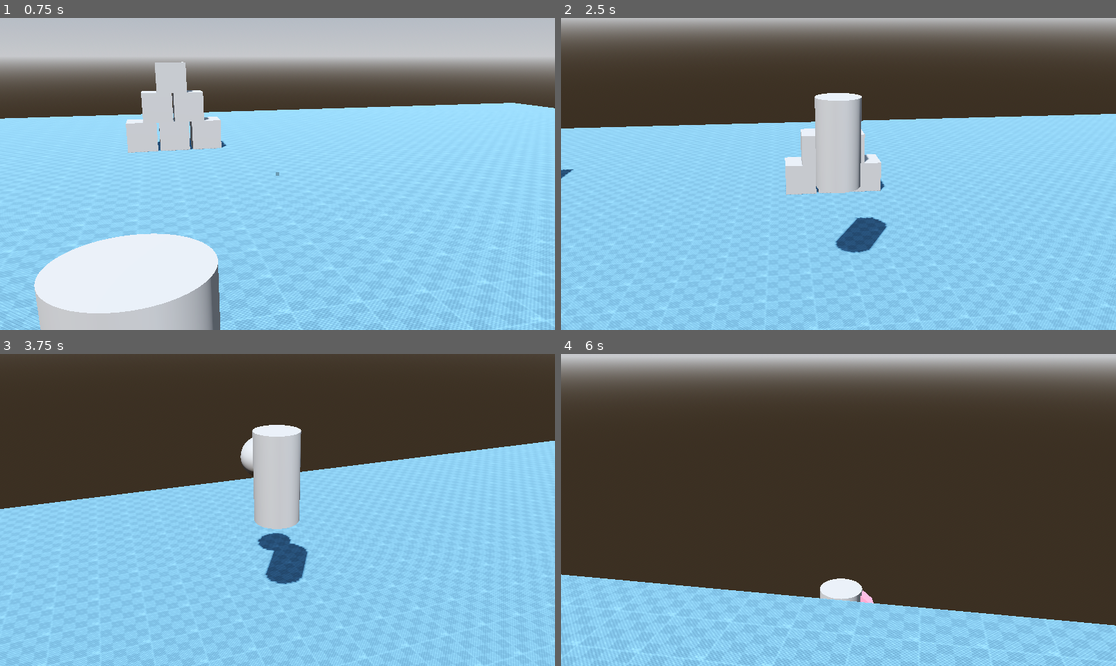
Above: before the commit, frames 1-4 (two rows, left to right).
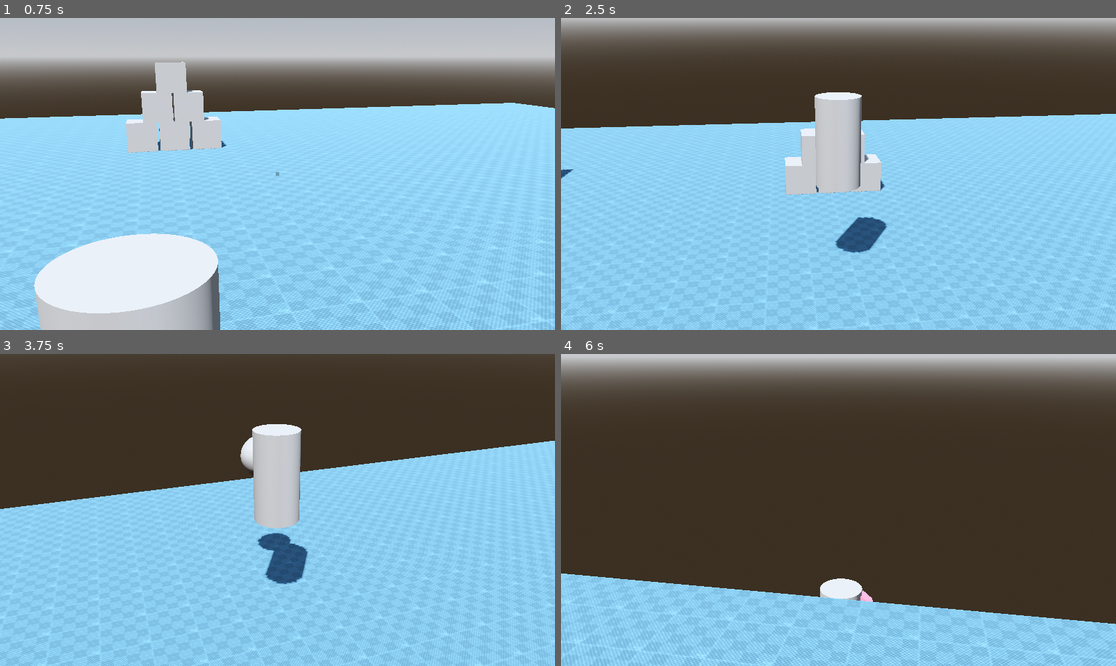
Above: after the commit, the same moments.

Repository: gdquest-demos/godot-4-3d-third-person-controller
Game: Godot game, scene res://Playground.tscn
Same seed, same stepped clock (60 frames per second), same inputs: the game is played once before the commit and once after it.
Inputs (mouse positions are in pixels of both pictures, inside the frame that each line leads up to):
- Up to frame 1 (0.75 s): move the mouse to (305, 174) at 0.52 s; hold W (move_up) from 0.53 s (still down); hold Right mouse button (action_aim) from 0.53 s (still down)
- Up to frame 2 (2.5 s): keep holding W (move_up); tap Space (action_jump) at 0.77, 1.07, 1.52, 1.55, 1.82 s; click (866, 174) at 0.8 s; move the mouse to (810, 174) at 1.27 s; release Right mouse button (action_aim) at 1.28 s; click (810, 174) at 1.35 s; move the mouse to (849, 167) at 2.02 s; hold Space (action_jump) from 2.03 s (still down); right-click (849, 167) at 2.3 s
- Up to frame 3 (3.75 s): keep holding W (move_up); move the mouse to (271, 516) at 2.77 s; release Space (action_jump) at 2.78 s; right-click (271, 516) at 2.85 s; tap Space (action_jump) at 3.02, 3.32 s; click (271, 516) at 3.05 s; move the mouse to (316, 513) at 3.52 s; hold Space (action_jump) from 3.53 s (still down); click (316, 513) at 3.6 s
- Up to frame 4 (6 s): move the mouse to (794, 506) at 4.27 s; release Space (action_jump) at 4.28 s; right-click (794, 506) at 4.35 s; tap Space (action_jump) at 4.52, 4.82, 5.85 s; move the mouse to (844, 510) at 5.02 s; click (844, 510) at 5.1 s; move the mouse to (816, 503) at 5.77 s; release W (move_up) at 5.78 s; hold D (move_right) from 5.78 s (still down)

Frame 1 is identical in both runs. In frame 2, less than 0.1% of the frame differs, in the area x 45-59%, y 23-75%; in frame 3, 0.1%; in frame 4, 2.6%, in the area x 0-100%, y 70-100%.

Commit message:
Improved inline functions

Diff:
--- a/Player/Player.gd
+++ b/Player/Player.gd
@@ -19,7 +19,6 @@
 var _ground_height: float = 0.0
 
 @onready var _rotation_root: Node3D = $CharacterRotationRoot
-@onready var _model: Node3D = $CharacterRotationRoot/MeshInstance3d
 @onready var _camera_controller: Node3D = $CameraController
 @onready var _attack_animation_player: AnimationPlayer = $CharacterRotationRoot/MeleeAnchor/AnimationPlayer
 @onready var _aim_recticle: ColorRect = $AimRecticle
@@ -40,16 +39,22 @@
 	if global_position.y < _ground_height:
 		_ground_height = global_position.y
 
+	var is_just_attacking := Input.is_action_just_pressed("action_attack") and not _attack_animation_player.is_playing()
+	var is_just_jumping := Input.is_action_just_pressed("action_jump") and is_on_floor()
+	var is_aiming := Input.is_action_pressed("action_aim") and is_on_floor()
+	var is_air_boosting := Input.is_action_pressed("action_jump") and not is_on_floor() and velocity.y > 0.0
+	var is_landing := _snap == Vector3.ZERO and is_on_floor()
+
 	_move_direction = _get_camera_oriented_input()
 
 	# To not orient quickly to the last input, we save a last strong direction,
 	# this also ensures a good normalized value for the rotation basis.
 	if _move_direction.length() > 0.2:
 		_last_strong_direction = _move_direction.normalized()
-	if is_aiming():
+	if is_aiming:
 		_last_strong_direction = _camera_controller.global_transform.basis * Vector3.BACK
 
-	_aim_recticle.visible = is_aiming()
+	_aim_recticle.visible = is_aiming
 	_orient_character_to_direction(_last_strong_direction, delta)
 
 	# We separate out the y velocity to not interpolate on the gravity
@@ -58,13 +63,13 @@
 	velocity = velocity.lerp(_move_direction * move_speed, acceleration * delta)
 	velocity.y = y_velocity
 
-	if is_aiming():
+	if is_aiming:
 		_camera_controller.set_pivot(_camera_controller.CAMERA_PIVOT.OVER_SHOULDER)
 	else:
 		_camera_controller.set_pivot(_camera_controller.CAMERA_PIVOT.THIRD_PERSON)
 
-	if is_just_attacking():
-		if is_aiming():
+	if is_just_attacking:
+		if is_aiming:
 			if is_on_floor():
 				shoot()
 		else:
@@ -72,12 +77,12 @@
 	else:
 		velocity.y += _gravity * delta
 
-	if is_just_jumping():
+	if is_just_jumping:
 		velocity.y = jump_initial_impulse
 		_snap = Vector3.ZERO
-	elif is_air_boosting():
+	elif is_air_boosting:
 		velocity.y += jump_additional_force * delta
-	elif is_landing():
+	elif is_landing:
 		_snap = Vector3.DOWN * snap_length
 	move_and_slide()
 
@@ -130,25 +135,5 @@
 	projectile.global_position = origin
 
 
-func is_just_jumping() -> bool:
-	return Input.is_action_just_pressed("action_jump") and is_on_floor()
-
-
-func is_air_boosting() -> bool:
-	return Input.is_action_pressed("action_jump") and not is_on_floor() and velocity.y > 0.0
-
-
-func is_landing() -> bool:
-	return _snap == Vector3.ZERO and is_on_floor()
-
-
-func is_just_attacking() -> bool:
-	return Input.is_action_just_pressed("action_attack") and not _attack_animation_player.is_playing()
-
-
-func is_aiming() -> bool:
-	return Input.is_action_pressed("action_aim") and is_on_floor()
-
-
 func reset_position() -> void:
 	transform.origin = _start_position
